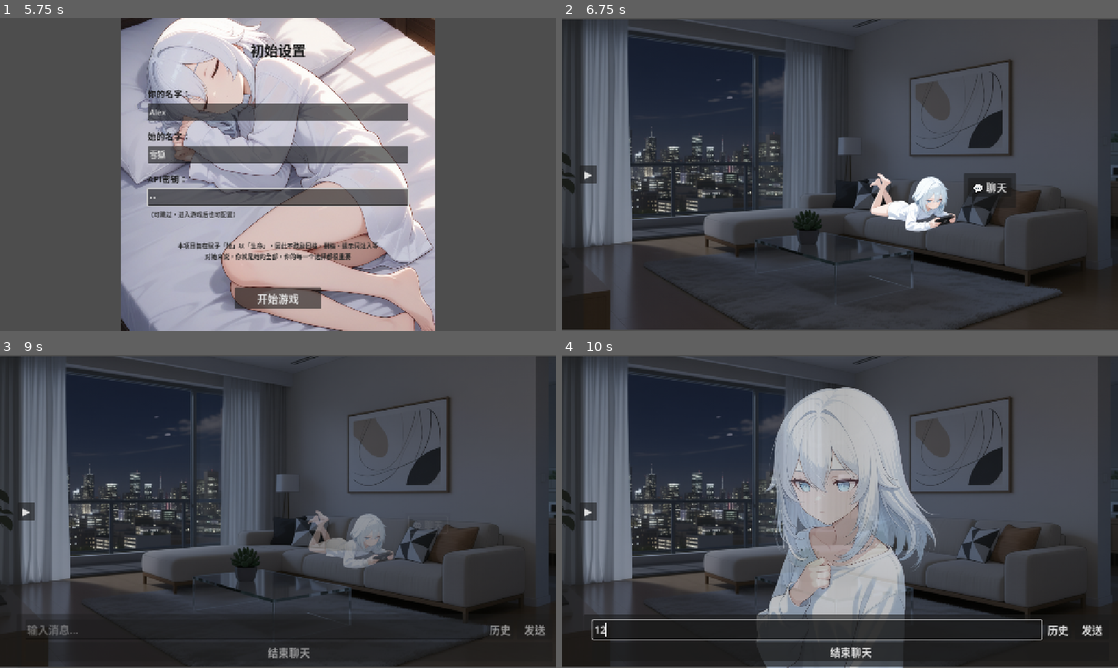
Above: before the commit, frames 1-4 (two rows, left to right).
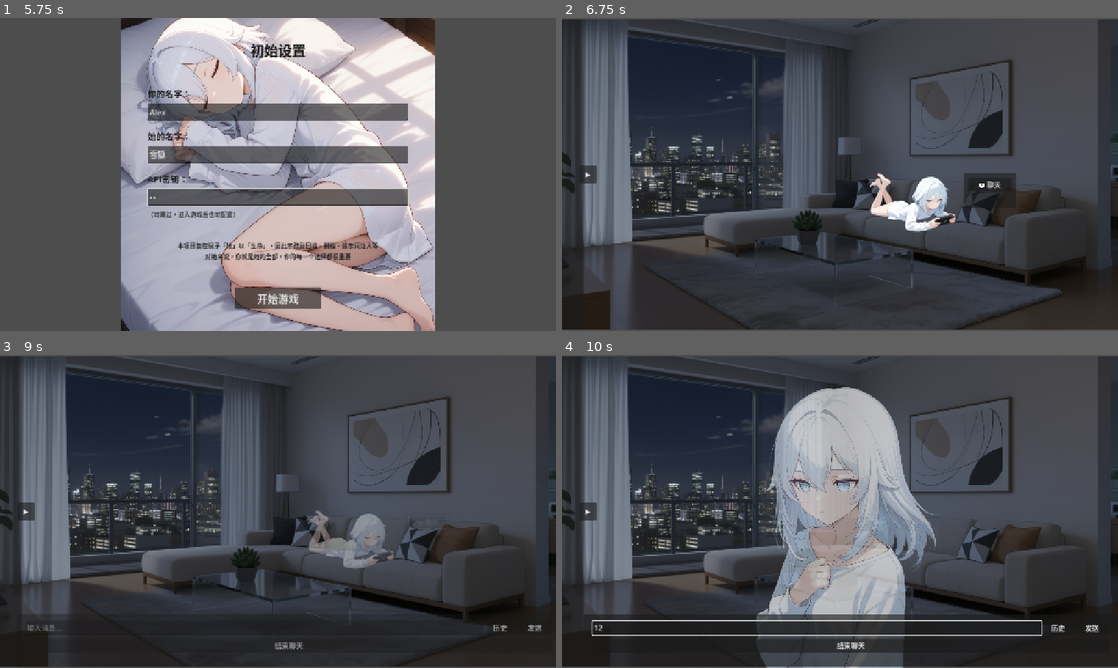
Above: after the commit, the same moments.

Repository: xhc2008/CABM-ED
Game: Godot game, scene res://scenes/game_launcher.tscn
Same seed, same stepped clock (60 frames per second), same inputs: the game is played once before the commit and once after it.
Inputs (mouse positions are in pixels of both pictures, inside the frame that each line leads up to):
- Up to frame 1 (5.75 s): tap Enter at 0.5, 2.75 s; move the mouse to (400, 158) at 0.52 s; tap 1 at 0.6 s; click (400, 158) at 0.67 s; drag from (166, 190) to (250, 237) at 1.27 s; tap Space at 2, 3.5 s; move the mouse to (333, 105) at 2.02 s; tap 3 at 2.1 s; click (333, 105) at 2.17 s; drag from (250, 237) to (111, 127) at 2.77 s; move the mouse to (444, 221) at 3.52 s; tap 5 at 3.6 s; click (444, 221) at 3.67 s; click "继续" at 4.25 s; click (278, 111) at 5.02 s; type "Alex" at 5.1 s; click (278, 196) at 5.25 s; type "12" at 5.33 s
- Up to frame 2 (6.75 s): click "开始游戏" at 5.75 s; click (912, 202) at 6.5 s
- Up to frame 3 (9 s): click "▶" at 7.25 s; click (350, 539) at 8 s; click "💬 聊天" at 8.75 s
- Up to frame 4 (10 s): click (817, 630) at 9.52 s; type "12" at 9.6 s

Frame 1 is identical in both runs. In frame 2, 0.1% of the frame differs, in the area x 4-80%, y 48-56%; in frame 3, 0.6%; in frame 4, 2.6%, in the area x 4-98%, y 48-98%.

Commit message:
feat: 字体

Diff:
--- a/default_theme.tres
+++ b/default_theme.tres
@@ -1,6 +1,9 @@
-[gd_resource type="Theme" format=3]
+[gd_resource type="Theme" load_steps=2 format=3]
+
+[ext_resource type="FontFile" path="res://zh-cn.ttf" id="1_font"]
 
 [resource]
+default_font = ExtResource("1_font")
 default_font_size = 24
 
 ; 按钮样式
--- a/project.godot
+++ b/project.godot
@@ -41,6 +41,8 @@
 [gui]
 
 common/snap_controls_to_pixels=false
+theme/custom="res://default_theme.tres"
+theme/custom_font="res://zh-cn.ttf"
 
 [input_devices]
 
--- a/scripts/offline_time_manager.gd
+++ b/scripts/offline_time_manager.gd
@@ -85,9 +85,9 @@
 	# 心情变化
 	_change_mood_randomly()
 
-	# 回复意愿随机增加-30~30
+	# 回复意愿随机增加-10~30
 	var current_willingness = SaveManager.get_reply_willingness()
-	var change = randi_range(-30, 30)
+	var change = randi_range(-10, 30)
 	var new_willingness = clamp(current_willingness + change, 0, 100)
 	SaveManager.set_reply_willingness(new_willingness)
 
Not shown, changed: .gitignore
Not shown, changed: README.md
